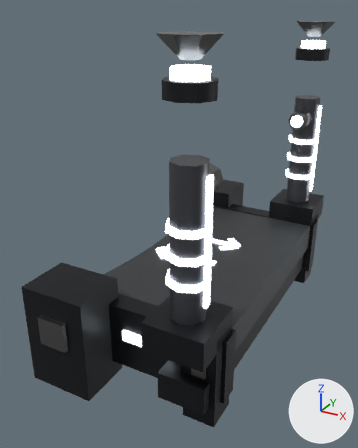
Before and after pictures for a commit that changed the glTF model assets/kit/Relay_Gate_Switch_v2.glb.
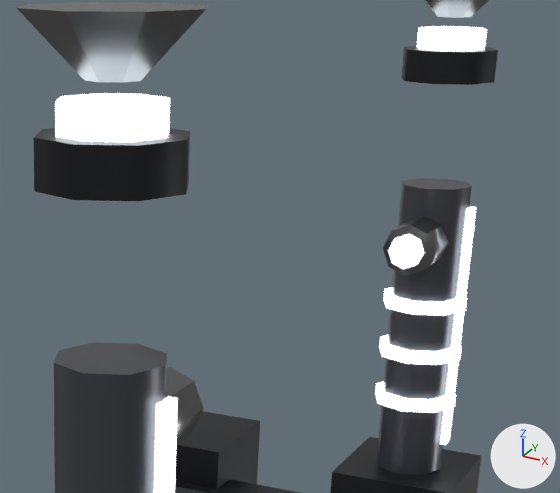
Old and new are each drawn whole from a 50 mm camera at (9.06, -5.07, 2.81) aimed at (6.43, -0.29, 0.42) and again close up on the part from 42% to 98% of the width and 7% to 47% of the height. Lighting does not change. The marker at lower right points along +X, +Y and +Z. The first two pictures are the older version. Vertices at exactly the same position are counted once.

The first close-up shows 'Relay_Gate_Switch_v2'.
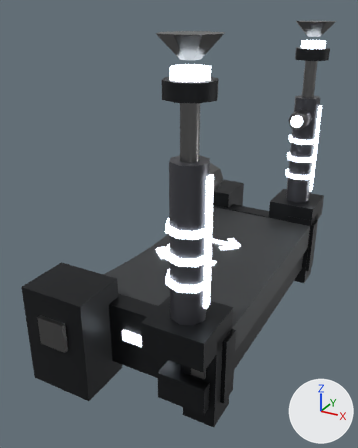
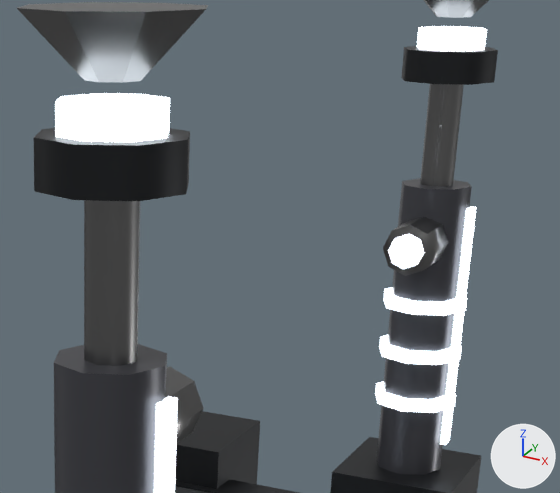
Where the change shows, as pixel boxes [x1, y1, x2, y2] in the close-ups (560 x 493 px):
part 1 of me_relay_gate_switch_v2, added: after [84, 200, 140, 366]
part 2 of me_relay_gate_switch_v2, added: after [420, 84, 464, 186]

The change in detail:
me_relay_gate_switch_v2 is used by ob_relay_gate_switch_v2; location (0.0, 0.0, 0.0).
me_relay_gate_switch_v2 had 618 vertices, 1084 faces and spanned x 5.58..7.65, y -2.09..2.09, z -1.04..2.64.
me_relay_gate_switch_v2 now has 650 vertices, 1140 faces and spans x 5.58..7.65, y -2.09..2.09, z -1.04..2.64.
me_relay_gate_switch_v2 part 1: a new loose piece, an 8-sided cylinder along z spanning x 7.22..7.38, y -1.78..-1.62, z 1.69..2.21, in mat_os_steel (grey #7c7c7c).
me_relay_gate_switch_v2 part 2: a new loose piece, an 8-sided cylinder along z spanning x 7.22..7.38, y 1.62..1.78, z 1.69..2.21, in mat_os_steel (grey #7c7c7c).
Other edits to the shape of me_relay_gate_switch_v2 do not show in these pictures.
